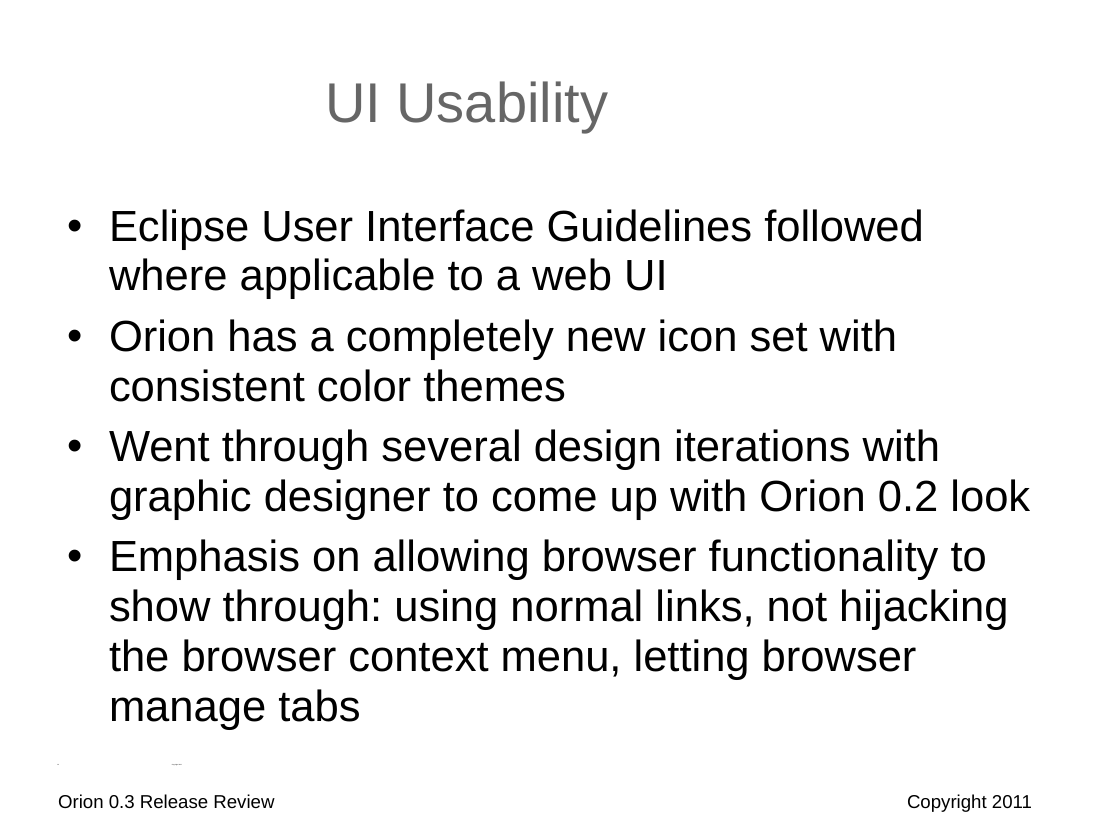
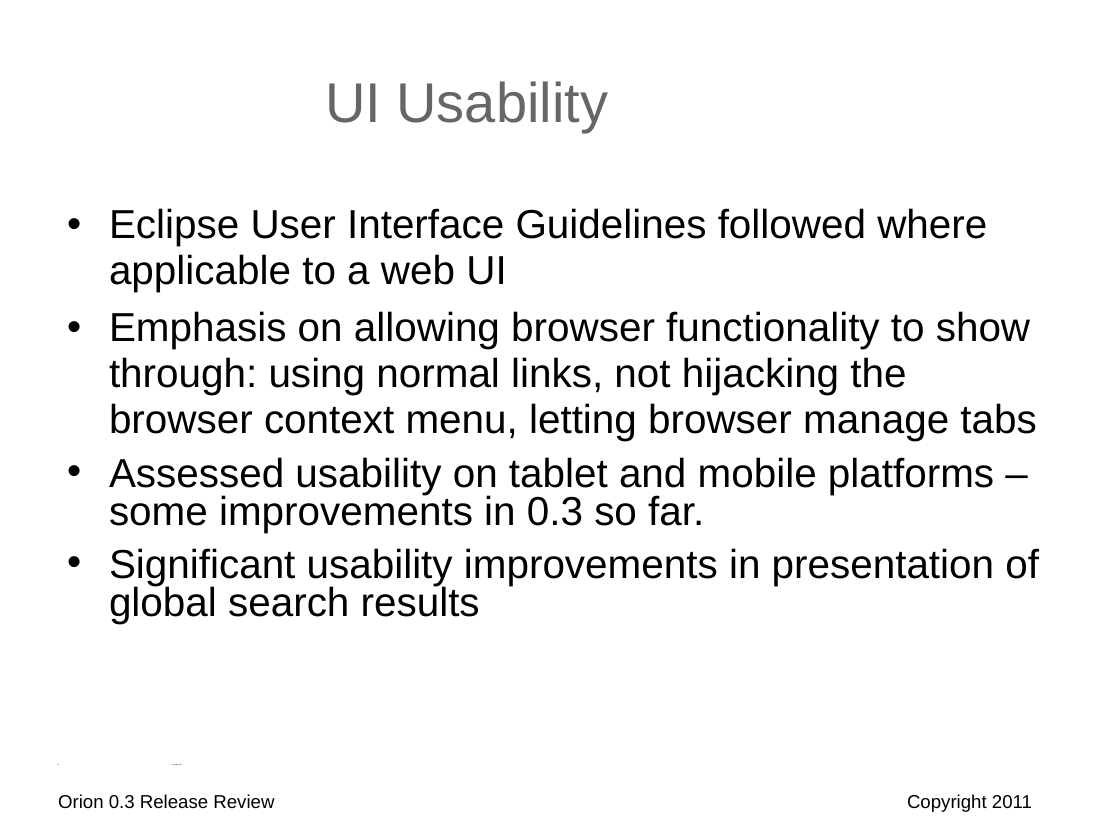
Before and after one commit to eclipse-platform/www.eclipse.org-eclipse-news, a slide deck: slide 13 of orion/reviews/orion-0-3-release-review.odp. Drawn at 1120x840 pixels with LibreOffice and Linux fonts; fonts in the diff are those of the drawing; background and template pictures are left out. Boxes give left, top, right and bottom in pixels: in the first picture for what was removed or moved away, otherwise in the second. Text is boxed around its words. In the diff, an @@ line names an element or a change of style, - is before the commit and + after.

Commit message:
orion 0.3 release review

```diff
--- a/orion/reviews/orion-0-3-release-review.odp
+++ b/orion/reviews/orion-0-3-release-review.odp
@@ text at [109, 208, 1036, 441]: size 28 to 26 pt in "Eclipse User Interface Guidelines followed where applicable ...", "Emphasis on allowing browser functionality to show ..." @@
@@ text at [109, 319, 1030, 520]: paragraphs removed @@
-• Orion has a completely new icon set with consistent color themes
-• Went through several design iterations with graphic designer to come up with Orion 0.2 look
@@ text at [109, 457, 1039, 624]: paragraphs added @@
+• Assessed usability on tablet and mobile platforms – some improvements in 0.3 so far.
+• Significant usability improvements in presentation of global search results
```
Also in this commit, not shown: 8 other slides changed, 1 other file.
